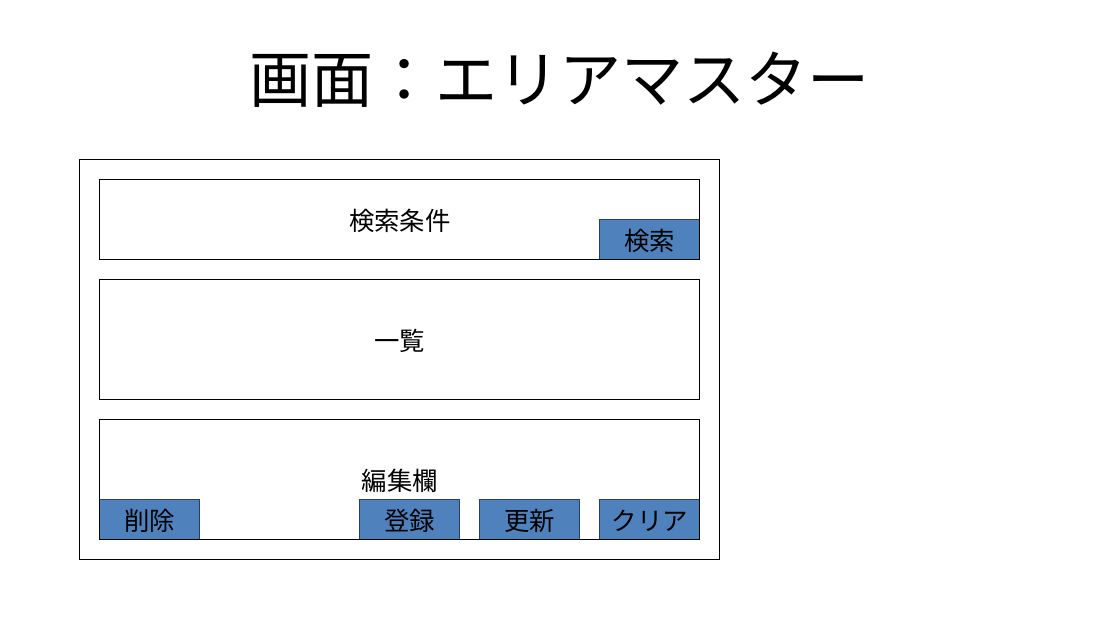
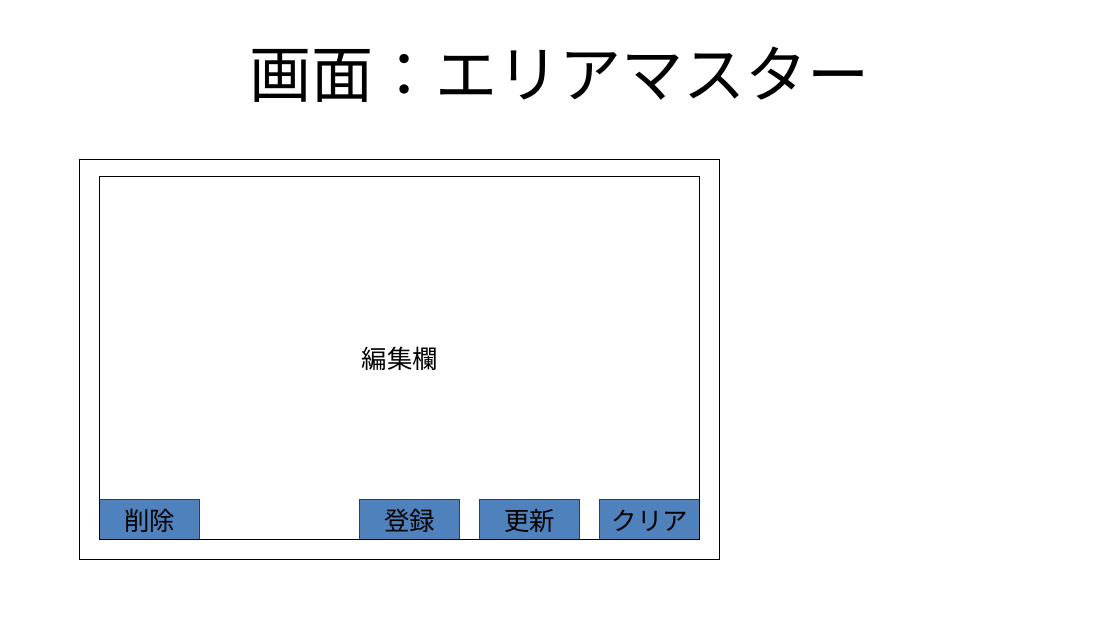
Before and after one commit to roja1988/88_WorkProduct, a slide deck: slide 12 of document/制作物_案.pptx (slide 10 before the commit). Drawn at 1120x630 pixels with LibreOffice and Linux fonts; fonts in the diff are those of the drawing. Boxes give left, top, right and bottom in pixels: in the first picture for what was removed or moved away, otherwise in the second. Text is boxed around its words. In the diff, an @@ line names an element or a change of style, - is before the commit and + after.

Commit message:
エリアマスター、エリアー検索、ログ検索、メインテンプレート、パスワード変更、在庫一覧、ユーザーマスター、ユーザー検索の各画面を追加。

```diff
--- a/document/制作物_案.pptx
+++ b/document/制作物_案.pptx
@@ title "画面：エリアマスター" at (249, 46, 870, 102): line spacing 1 to 0.9 @@
@@ rectangle "編集欄": place and size @@
-rectangle "編集欄" at (100, 420, 699, 540)
+rectangle "編集欄" at (100, 176, 699, 540)
@@ rectangle removed at (100, 180, 699, 260) @@
-検索条件
@@ rectangle removed at (601, 221, 700, 260) @@
-検索
@@ rectangle removed at (100, 281, 699, 400) @@
-一覧
```
Also in this commit, not shown: 5 other slides changed, 2 slides added, 10 other files.
